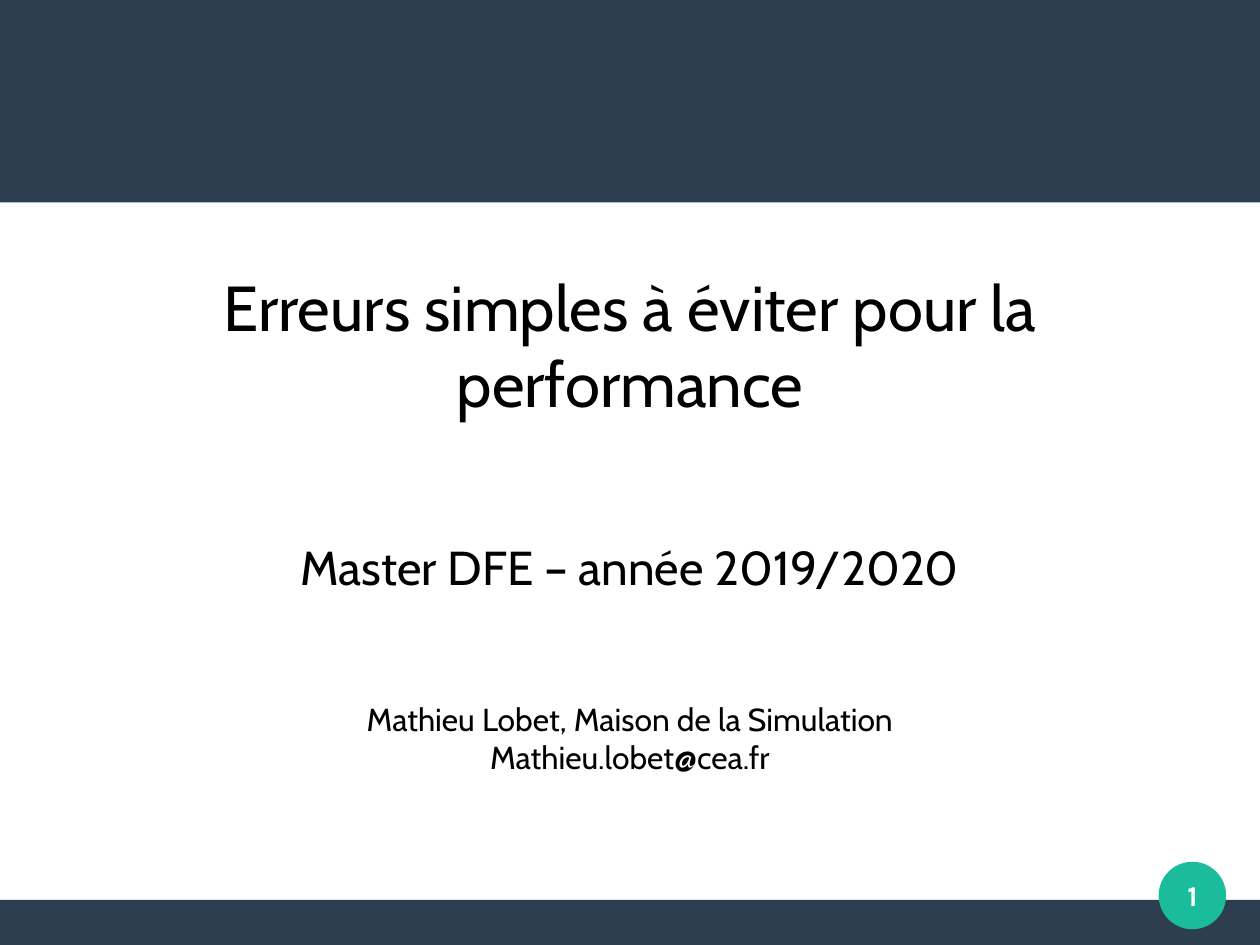
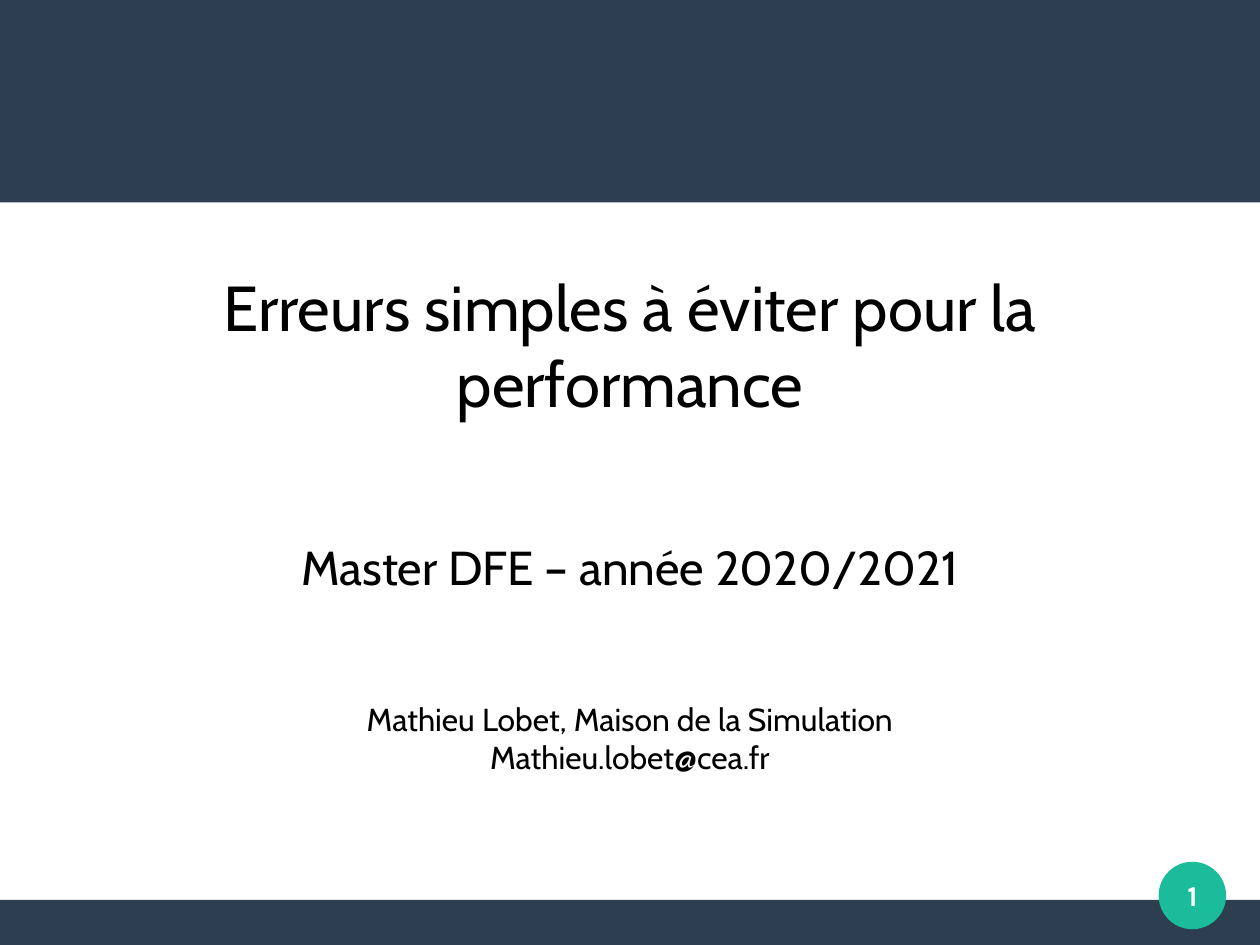
Before and after one commit to Maison-de-la-Simulation/HPC-DFE-Paris-Saclay, a slide deck: slide 1 of support/bonnes_pratiques.odp. Drawn at 1260x945 pixels with LibreOffice and Linux fonts; fonts in the diff are those of the drawing. Boxes give left, top, right and bottom in pixels: in the first picture for what was removed or moved away, otherwise in the second. Text is boxed around its words. In the diff, an @@ line names an element or a change of style, - is before the commit and + after.

```diff
--- a/support/bonnes_pratiques.odp
+++ b/support/bonnes_pratiques.odp
@@ text at (x1=301, y1=550, x2=958, y2=589): text changed @@
-Master DFE – année 2019/2020
+Master DFE – année 2020/2021
```
Also in this commit, not shown: 13 other slides changed, 3 other files.
